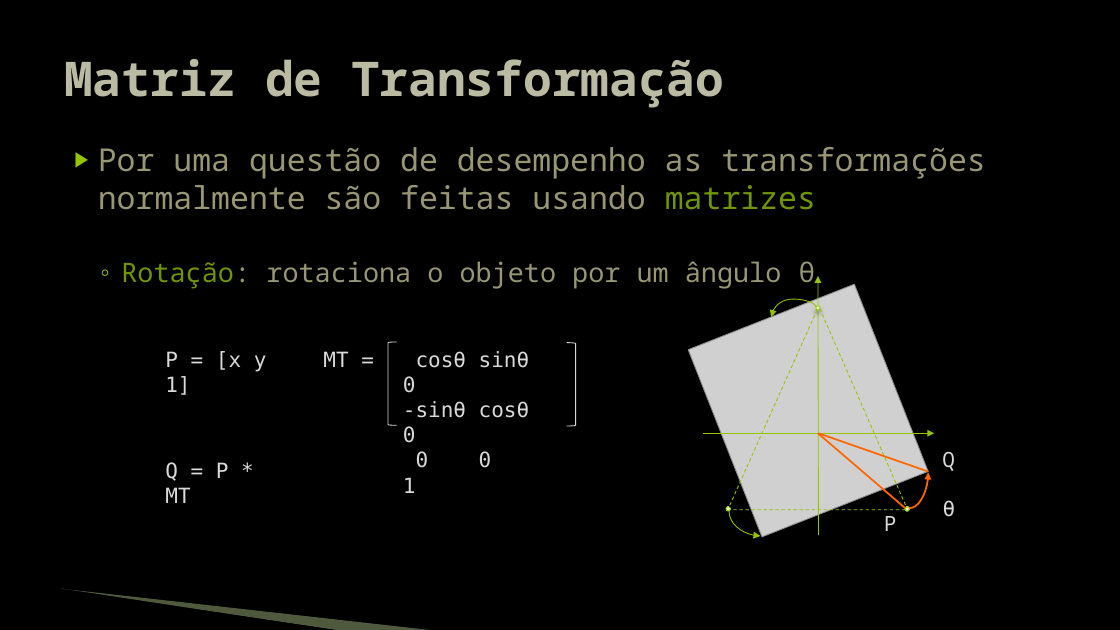
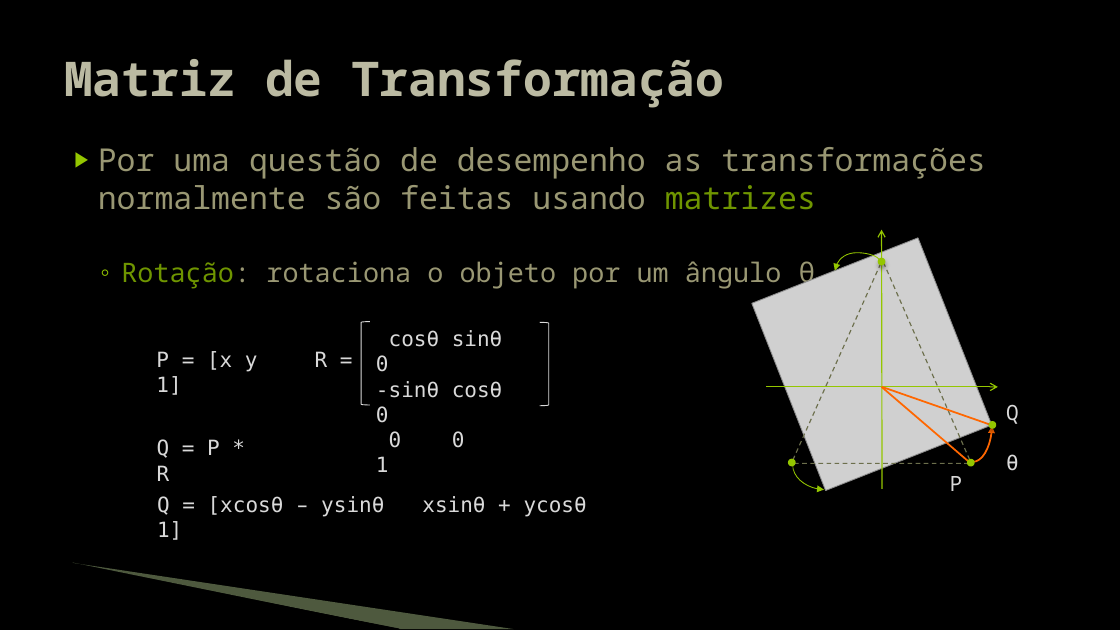
Before and after one commit to JudsonSS/Jogos, a slide deck: slide 7 of Slides/20. Transformações.pptx. Drawn at 1120x630 pixels with LibreOffice and Linux fonts; fonts in the diff are those of the drawing; grey boxes stand for pictures; background and template pictures are left out. Boxes give left, top, right and bottom in pixels: in the first picture for what was removed or moved away, otherwise in the second. Text is boxed around its words. In the diff, an @@ line names an element or a change of style, - is before the commit and + after.

```diff
--- a/Slides/20. Transformações.pptx
+++ b/Slides/20. Transformações.pptx
@@ 5 lines, 3 curved arrows, 3 ellipses, 2 texts, 2 arrows, 1 picture: place and size @@
-5 lines, 3 curved arrows, 3 ellipses, 2 texts, 2 arrows, 1 picture at (688,276,956,537)
+5 lines, 3 curved arrows, 3 ellipses, 2 texts, 2 arrows, 1 picture at (752,229,1019,491)
@@ arrow (882, 489) - (881, 229): stroke #94C600 0.75 pt to #94C600 1 pt; arrowheads changed @@
@@ line (881, 264) - (793, 460): stroke #94C600 0.75 pt dashed to #6C6F4C 1 pt dashed @@
@@ fill gradient #C8F492 to #E5FFC7 to #ECFFD8 to #94C600; outline #94C600 0.75 pt to #94C600 3 pt in 3 elements at (968,460,974,465), (789,460,795,465), (879,259,885,264) @@
@@ line (884, 262) - (970, 460): stroke #94C600 0.75 pt dashed to #6C6F4C 1 pt dashed @@
@@ 2 left brackets, 1 text: place and size @@
-2 left brackets, 1 text at (388,342,576,493)
+2 left brackets, 1 text at (361,322,549,472)
@@ text "P = [x y 1]": place and size @@
-text "P = [x y 1]" at (165,351,267,395)
+text "P = [x y 1]" at (156,351,258,395)
@@ text at (315,351,328,367): text changed @@
-MT =
+R =
@@ arrow (766, 387) - (998, 387): stroke #94C600 0.75 pt to #94C600 1 pt; arrowheads changed @@
@@ text at (157,439,220,481): text changed @@
-Q = P * MT
+Q = P * R
@@ ellipse added at (990,422,995,427), fill #94C600, outline #94C600 3 pt @@
@@ line (969, 464) - (794, 464): stroke #94C600 0.75 pt dashed to #6C6F4C 1 pt dashed @@
@@ text "P": place and size @@
-text "P" at (884,516,897,531)
+text "P" at (950,476,963,491)
@@ text added at (157,496,587,517), 18 pt, text #D9D9D9 @@
+Q = [xcosθ – ysinθ xsinθ + ycosθ 1]
@@ ellipse removed at (905,506,911,511) @@
@@ freeform shape: place and size @@
-freeform shape at (60,590,340,630)
+freeform shape at (71,565,400,629)
@@ freeform shape: place and size @@
-freeform shape at (61,589,437,630)
+freeform shape at (73,563,514,629)
```
Also in this commit, not shown: 10 other slides changed.
